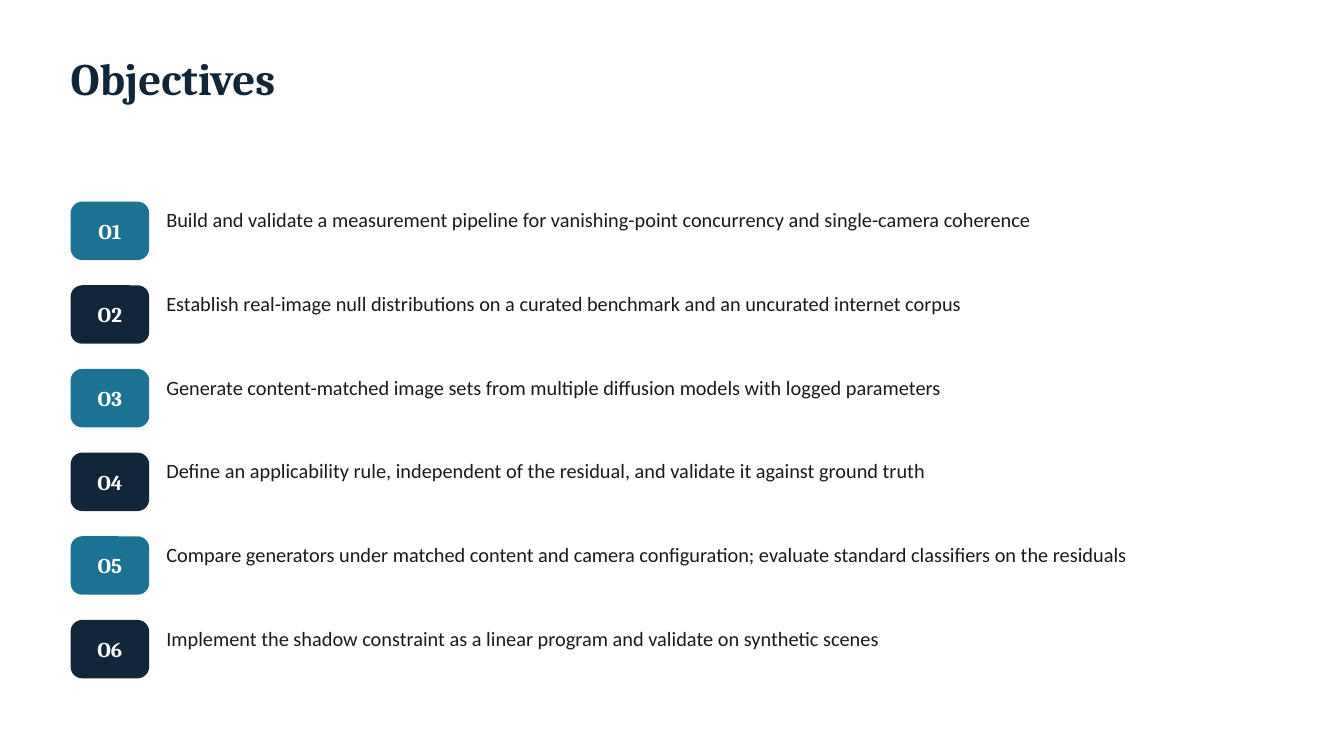
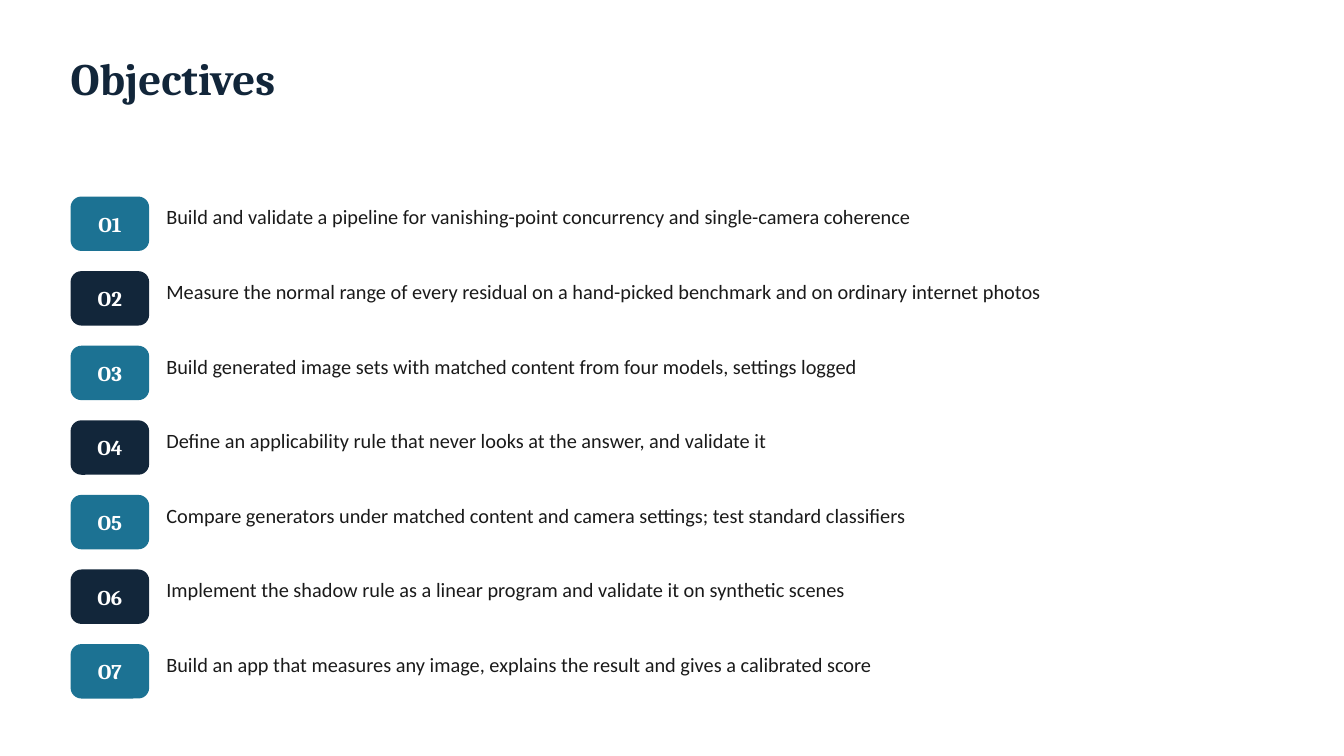
Before and after one commit to eesha5/vanishing-truth, a slide deck: slide 4 of docs/report/CA3_Presentation_Geometric_Consistency.pptx. Drawn at 1344x756 pixels with LibreOffice and Linux fonts; fonts in the diff are those of the drawing. Boxes give left, top, right and bottom in pixels: in the first picture for what was removed or moved away, otherwise in the second. Text is boxed around its words. In the diff, an @@ line names an element or a change of style, - is before the commit and + after.

```diff
--- a/docs/report/CA3_Presentation_Geometric_Consistency.pptx
+++ b/docs/report/CA3_Presentation_Geometric_Consistency.pptx
@@ rounded rectangle "O1": place and size @@
-rounded rectangle "O1" at <box>71,202,149,260</box>
+rounded rectangle "O1" at <box>71,197,149,251</box>
@@ text at <box>166,210,910,228</box>: text changed @@
-Build and validate a measurement pipeline for vanishing-point concurrency and single-camera coherence
+Build and validate a pipeline for vanishing-point concurrency and single-camera coherence
@@ rounded rectangle "O2": place and size @@
-rounded rectangle "O2" at <box>71,285,149,344</box>
+rounded rectangle "O2" at <box>71,271,149,326</box>
@@ text at <box>166,285,1040,303</box>: text changed @@
-Establish real-image null distributions on a curated benchmark and an uncurated internet corpus
+Measure the normal range of every residual on a hand-picked benchmark and on ordinary internet photos
@@ rounded rectangle "O3": place and size @@
-rounded rectangle "O3" at <box>71,369,149,427</box>
+rounded rectangle "O3" at <box>71,346,149,400</box>
@@ text at <box>166,360,856,378</box>: text changed @@
-Generate content-matched image sets from multiple diffusion models with logged parameters
+Build generated image sets with matched content from four models, settings logged
@@ rounded rectangle "O4": place and size @@
-rounded rectangle "O4" at <box>71,453,149,511</box>
+rounded rectangle "O4" at <box>71,420,149,475</box>
@@ text at <box>166,434,765,452</box>: text changed @@
-Define an applicability rule, independent of the residual, and validate it against ground truth
+Define an applicability rule that never looks at the answer, and validate it
@@ rounded rectangle "O5": place and size @@
-rounded rectangle "O5" at <box>71,536,149,595</box>
+rounded rectangle "O5" at <box>71,495,149,549</box>
@@ text at <box>166,509,905,527</box>: text changed @@
-Compare generators under matched content and camera configuration; evaluate standard classifiers on the residuals
+Compare generators under matched content and camera settings; test standard classifiers
@@ rounded rectangle "O6": place and size @@
-rounded rectangle "O6" at <box>71,620,149,679</box>
+rounded rectangle "O6" at <box>71,570,149,624</box>
@@ text at <box>166,583,844,601</box>: text changed @@
-Implement the shadow constraint as a linear program and validate on synthetic scenes
+Implement the shadow rule as a linear program and validate it on synthetic scenes
@@ rounded rectangle added at <box>71,644,149,699</box>, fill #1C7293, 15 pt, text #FFFFFF, bold @@
+O7
@@ text added at <box>166,658,871,676</box>, 14.5 pt, text #1A1A1A @@
+Build an app that measures any image, explains the result and gives a calibrated score
```
Also in this commit, not shown: 17 other slides changed, 3 slides added, 2 slides removed, 7 other files.
